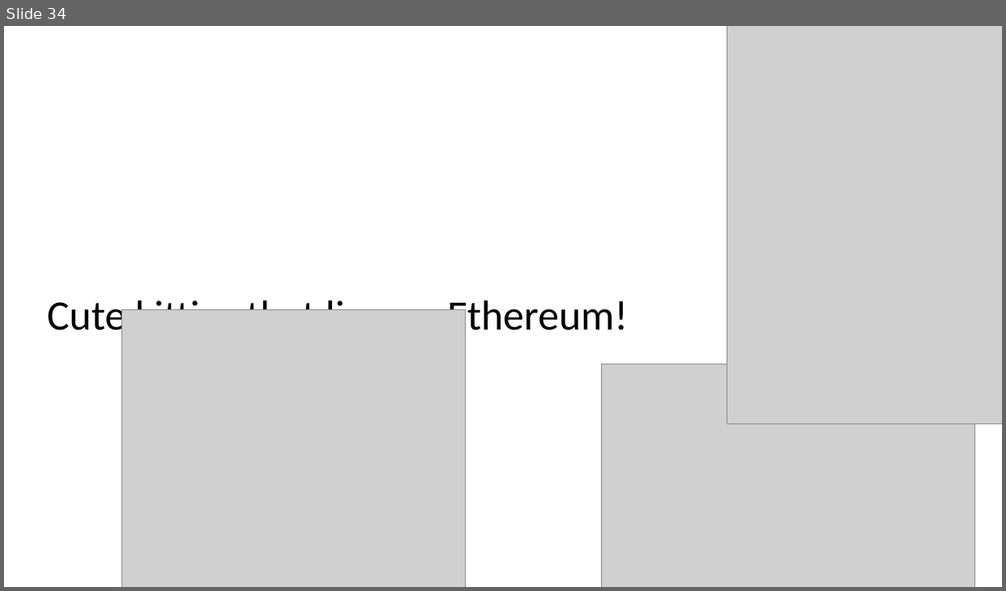
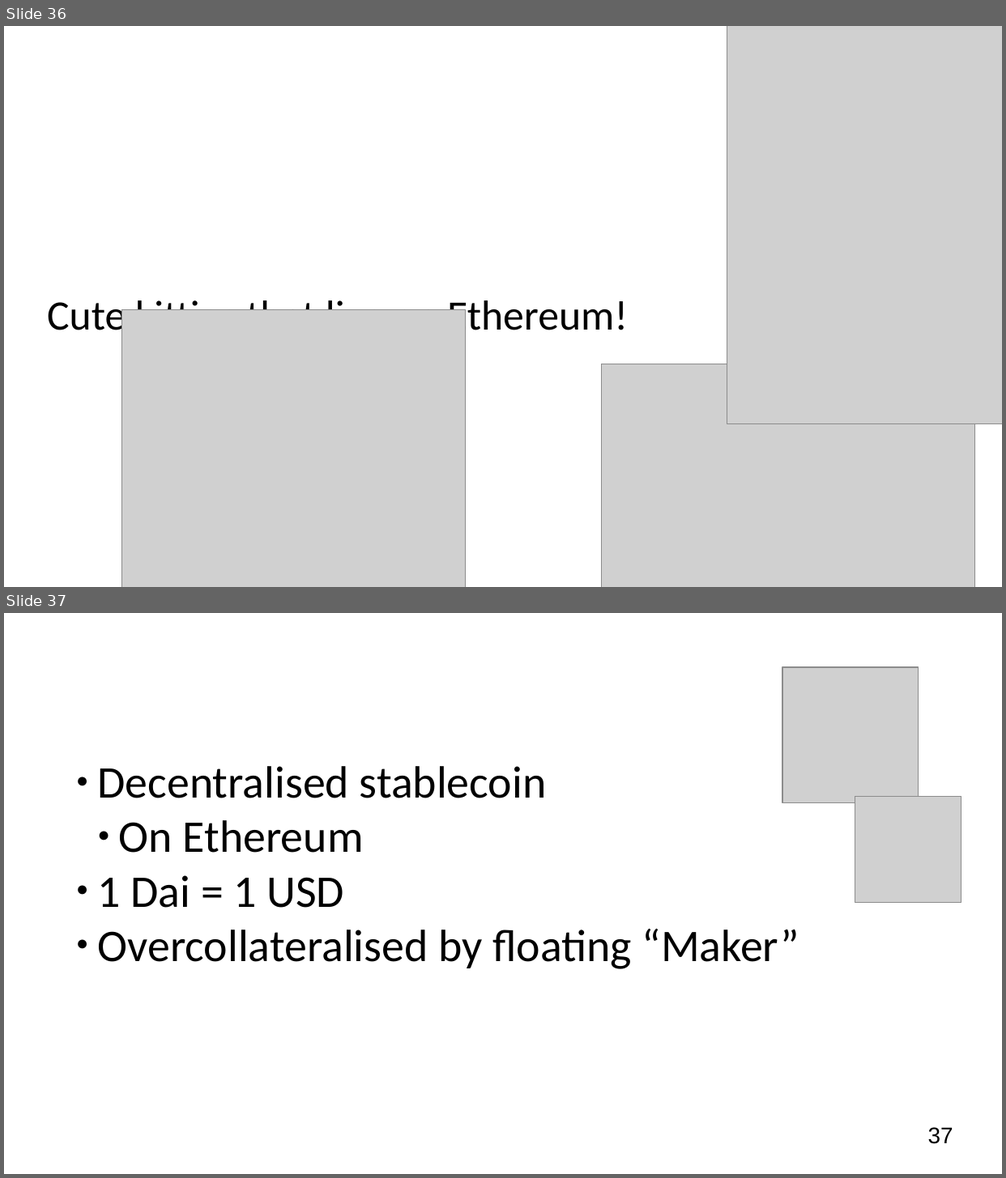
Before and after one commit to OrfeasLitos/blockchain_slides, a slide deck: presentation.odp. Shown one above the other, each under a label of ours: slide 34 before the commit, slides 36 and 37 after it. The pictures are 1006x591 and 1006x1178 pixels, drawn with LibreOffice and Linux fonts; fonts in the diff are those of the drawing; grey boxes stand for pictures; background and template pictures are left out. Boxes give left, top, right and bottom in pixels: in the first picture for what was removed or moved away, otherwise in the second. Text is boxed around its words. In the diff, an @@ line names an element or a change of style, - is before the commit and + after.

```diff
--- a/presentation.odp
+++ b/presentation.odp
@@ slide 37 added at [4, 613, 1002, 1174], background #FFFFFF; not listed: 1 template element that a slide beside it also shows @@
@@ title added at [53, 635, 749, 727], 35.7 pt, text #FFFFFF @@
+MakerDao
@@ picture added at [782, 667, 918, 803] @@
@@ text added at [98, 766, 799, 969], 36 pt, text #000000 @@
+● Decentralised stablecoin
+  ● On Ethereum
+● 1 Dai = 1 USD
+● Overcollateralised by floating “Maker”
@@ picture added at [855, 796, 962, 903] @@
@@ what was slide 34 is now slide 36 @@
```
Also in this commit, not shown: 2 slides changed, 3 other slides added, 1 slide removed.
